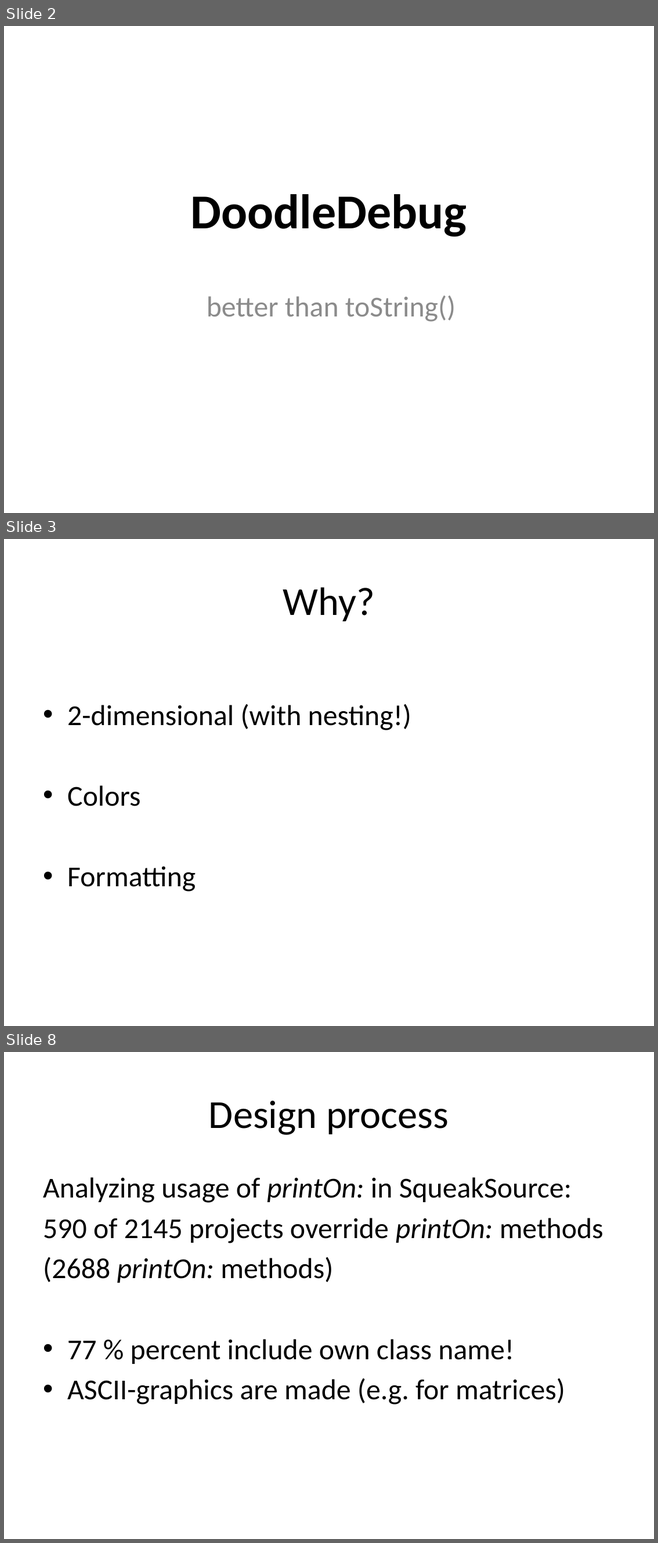
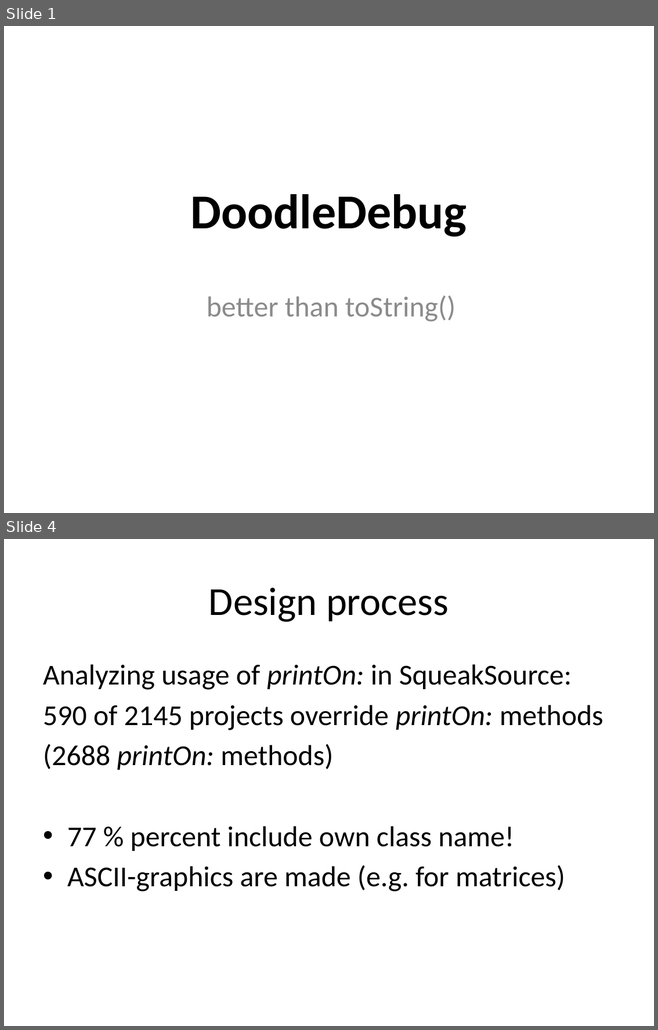
Before and after one commit to CedricReichenbach/DoodleDebug, a slide deck: presentations/Demo DoodleDebug Jan-2011.pptx. Shown one above the other, each under a label of ours: slides 2, 3 and 8 before the commit, slides 1 and 4 after it; the slides between them are not shown. The pictures are 658x1543 and 658x1030 pixels, drawn with LibreOffice and Linux fonts; fonts in the diff are those of the drawing. Boxes give left, top, right and bottom in pixels: in the first picture for what was removed or moved away, otherwise in the second. Text is boxed around its words. In the diff, an @@ line names an element or a change of style, - is before the commit and + after.

```diff
--- a/presentations/Demo DoodleDebug Jan-2011.pptx
+++ b/presentations/Demo DoodleDebug Jan-2011.pptx
@@ slide 3 removed at box(4, 539, 654, 1026), background #FFFFFF @@
@@ title removed at box(283, 587, 375, 621) @@
-Why?
@@ text removed at box(67, 704, 411, 892) @@
-• 2-dimensional (with nesting!)
-• Colors
-• Formatting
@@ what was slide 2 is now slide 1 @@
@@ what was slide 8 is now slide 4 @@
```
Also in this commit, not shown: 3 slides changed, 3 other slides removed, 9 other files.
